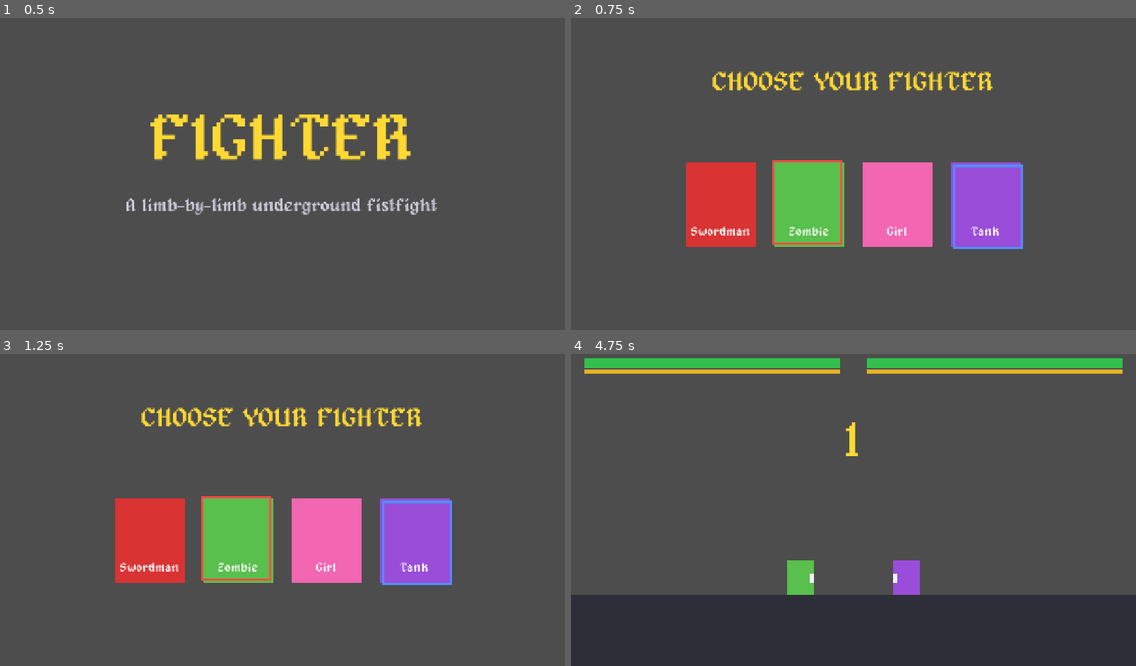
Above: before the commit, frames 1-4 (two rows, left to right).
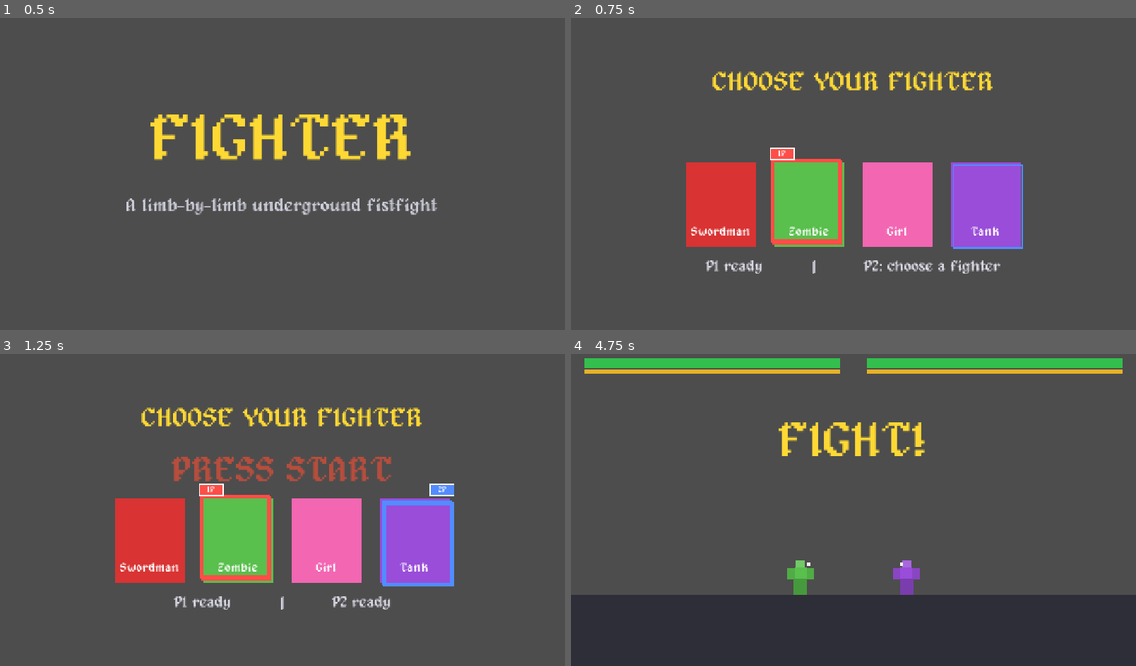
Above: after the commit, the same moments.

Repository: al5ina5/fighter
Game: Godot game, scene res://scenes/Menu.tscn
Two runs of this game, one before a commit and one after it. Both use one fixed random seed, a clock stepped at 60 frames per second and the inputs below.
Inputs (mouse positions are in pixels of both pictures, inside the frame that each line leads up to):
- Up to frame 1 (0.5 s): no input
- Up to frame 2 (0.75 s): tap Enter (ui_accept) at 0.5 s; move the mouse to (977, 155) at 0.52 s; hold D (p1_move_right) from 0.53 s (still down); tap F (p1_light) at 0.6 s; click (977, 155) at 0.67 s
- Up to frame 3 (1.25 s): keep holding D (p1_move_right); tap W (p1_jump) at 0.77 s; tap K (p2_light) at 0.8 s
- Up to frame 4 (4.75 s): tap Enter (ui_accept) at 1.25, 3.05, 3.5, 3.6, 4.25 s; move the mouse to (740, 522) at 1.27 s; tap K (p2_light) at 1.35, 4.55 s; tap W (p1_jump) at 1.52, 3.02, 3.77, 4.52 s; tap Left (p2_move_left) at 1.55, 2.1 s; move the mouse to (910, 438) at 2.02 s; release D (p1_move_right) at 2.03 s; hold A (p1_move_left) 2.03-2.78 s; tap Right (p2_move_right) at 2.3, 2.85 s; move the mouse to (825, 572) at 2.77 s; hold D (p1_move_right) 2.78-4.28 s; click (825, 572) at 2.92 s; move the mouse to (1023, 553) at 3.52 s; tap F (p1_light) at 3.8 s; move the mouse to (684, 460) at 4.27 s; hold A (p1_move_left) from 4.28 s (still down); tap S (p1_block) at 4.35 s

Frame 1 is identical in both runs. In frame 2, 1.3% of the frame differs, in the area x 23-80%, y 41-82%; in frame 3, 2.8%, in the area x 30-81%, y 32-82%; in frame 4, 2.1%.

Commit message:
Step 10: 6-part body rig w/ per-limb HP (limb loss disables moves, dismember win); Smash-style select (confirm pick, PRESS START, 1P/2P badges)

Diff:
--- a/scenes/Player.tscn
+++ b/scenes/Player.tscn
@@ -8,6 +8,18 @@
 [sub_resource type="RectangleShape2D" id="RectangleShape2D_hit"]
 size = Vector2(70, 80)
 
+[sub_resource type="RectangleShape2D" id="RectangleShape2D_head"]
+size = Vector2(20, 16)
+
+[sub_resource type="RectangleShape2D" id="RectangleShape2D_torso"]
+size = Vector2(28, 24)
+
+[sub_resource type="RectangleShape2D" id="RectangleShape2D_arm"]
+size = Vector2(16, 26)
+
+[sub_resource type="RectangleShape2D" id="RectangleShape2D_leg"]
+size = Vector2(16, 40)
+
 [node name="Player" type="CharacterBody2D" groups=["players"]]
 collision_layer = 1
 collision_mask = 1
@@ -16,29 +28,128 @@
 [node name="CollisionShape2D" type="CollisionShape2D" parent="."]
 shape = SubResource("RectangleShape2D_player")
 
-[node name="Visual" type="Node2D" parent="."]
+[node name="Rig" type="Node2D" parent="."]
 
-[node name="Body" type="ColorRect" parent="Visual"]
-offset_left = -30.0
+[node name="head" type="Node2D" parent="Rig"]
+
+[node name="Body" type="ColorRect" parent="Rig/head"]
+offset_left = -10.0
 offset_top = -40.0
-offset_right = 30.0
-offset_bottom = 40.0
+offset_right = 10.0
+offset_bottom = -24.0
+color = Color(0.9, 0.35, 0.35, 1)
 
-[node name="Face" type="ColorRect" parent="Visual"]
-offset_left = 20.0
-offset_top = -10.0
-offset_right = 30.0
-offset_bottom = 10.0
-color = Color(0.95, 0.95, 0.95, 1)
-
-[node name="Hurtbox" type="Area2D" parent="."]
+[node name="Hurtbox" type="Area2D" parent="Rig/head"]
+position = Vector2(0, -32)
 collision_layer = 4
 collision_mask = 0
 monitorable = true
 monitoring = false
 
-[node name="HurtboxShape" type="CollisionShape2D" parent="Hurtbox"]
-shape = SubResource("RectangleShape2D_player")
+[node name="Shape" type="CollisionShape2D" parent="Rig/head/Hurtbox"]
+shape = SubResource("RectangleShape2D_head")
+
+[node name="torso" type="Node2D" parent="Rig"]
+
+[node name="Body" type="ColorRect" parent="Rig/torso"]
+offset_left = -14.0
+offset_top = -24.0
+offset_right = 14.0
+offset_bottom = 0.0
+color = Color(0.85, 0.2, 0.2, 1)
+
+[node name="Hurtbox" type="Area2D" parent="Rig/torso"]
+position = Vector2(0, -12)
+collision_layer = 4
+collision_mask = 0
+monitorable = true
+monitoring = false
+
+[node name="Shape" type="CollisionShape2D" parent="Rig/torso/Hurtbox"]
+shape = SubResource("RectangleShape2D_torso")
+
+[node name="arm_l" type="Node2D" parent="Rig"]
+
+[node name="Body" type="ColorRect" parent="Rig/arm_l"]
+offset_left = -30.0
+offset_top = -22.0
+offset_right = -14.0
+offset_bottom = 4.0
+color = Color(0.7, 0.17, 0.17, 1)
+
+[node name="Hurtbox" type="Area2D" parent="Rig/arm_l"]
+position = Vector2(-22, -9)
+collision_layer = 4
+collision_mask = 0
+monitorable = true
+monitoring = false
+
+[node name="Shape" type="CollisionShape2D" parent="Rig/arm_l/Hurtbox"]
+shape = SubResource("RectangleShape2D_arm")
+
+[node name="arm_r" type="Node2D" parent="Rig"]
+
+[node name="Body" type="ColorRect" parent="Rig/arm_r"]
+offset_left = 14.0
+offset_top = -22.0
+offset_right = 30.0
+offset_bottom = 4.0
+color = Color(0.7, 0.17, 0.17, 1)
+
+[node name="Hurtbox" type="Area2D" parent="Rig/arm_r"]
+position = Vector2(22, -9)
+collision_layer = 4
+collision_mask = 0
+monitorable = true
+monitoring = false
+
+[node name="Shape" type="CollisionShape2D" parent="Rig/arm_r/Hurtbox"]
+shape = SubResource("RectangleShape2D_arm")
+
+[node name="leg_l" type="Node2D" parent="Rig"]
+
+[node name="Body" type="ColorRect" parent="Rig/leg_l"]
+offset_left = -16.0
+offset_top = 0.0
+offset_right = 0.0
+offset_bottom = 40.0
+color = Color(0.6, 0.14, 0.14, 1)
+
+[node name="Hurtbox" type="Area2D" parent="Rig/leg_l"]
+position = Vector2(-8, 20)
+collision_layer = 4
+collision_mask = 0
+monitorable = true
+monitoring = false
+
+[node name="Shape" type="CollisionShape2D" parent="Rig/leg_l/Hurtbox"]
+shape = SubResource("RectangleShape2D_leg")
+
+[node name="leg_r" type="Node2D" parent="Rig"]
+
+[node name="Body" type="ColorRect" parent="Rig/leg_r"]
+offset_left = 0.0
+offset_top = 0.0
+offset_right = 16.0
+offset_bottom = 40.0
+color = Color(0.6, 0.14, 0.14, 1)
+
+[node name="Hurtbox" type="Area2D" parent="Rig/leg_r"]
+position = Vector2(8, 20)
+collision_layer = 4
+collision_mask = 0
+monitorable = true
+monitoring = false
+
+[node name="Shape" type="CollisionShape2D" parent="Rig/leg_r/Hurtbox"]
+shape = SubResource("RectangleShape2D_leg")
+
+[node name="Face" type="ColorRect" parent="Rig"]
+offset_left = 16.0
+offset_top = -34.0
+offset_right = 24.0
+offset_bottom = -26.0
+color = Color(0.95, 0.95, 0.95, 1)
 
 [node name="Hitbox" type="Area2D" parent="."]
 collision_layer = 0
--- a/scripts/CharacterSelect.gd
+++ b/scripts/CharacterSelect.gd
@@ -7,7 +7,13 @@
 var cards: Array = []
 var p1_cursor: Panel
 var p2_cursor: Panel
-var launch_timer := -1.0
+var p1_marker: Panel
+var p2_marker: Panel
+var p1_badge: Panel
+var p2_badge: Panel
+var status_label: Label
+var banner_label: Label
+var banner_time := 0.0
 
 
 func _ready() -> void:
@@ -15,7 +21,7 @@
 
 
 func _build() -> void:
-	_add_label("CHOOSE YOUR FIGHTER", 60, Color(1, 0.85, 0.2), 130, 90)
+	_make_label("CHOOSE YOUR FIGHTER", 60, Color(1, 0.85, 0.2), 130, 90)
 
 	var chars := GameState.CHARACTERS
 	var count := chars.size()
@@ -39,10 +45,19 @@
 
 	p1_cursor = _make_cursor(Color(1, 0.3, 0.28))
 	p2_cursor = _make_cursor(Color(0.32, 0.55, 1.0))
-	_update()
-
-
-func _add_label(text: String, font_size: int, color: Color, y: float, h: float) -> void:
+	p1_marker = _make_marker(Color(1, 0.3, 0.28))
+	p2_marker = _make_marker(Color(0.32, 0.55, 1.0))
+	p1_badge = _make_badge(Color(1, 0.3, 0.28), "1P")
+	p2_badge = _make_badge(Color(0.32, 0.55, 1.0), "2P")
+
+	status_label = _make_label("", 34, Color(0.85, 0.85, 0.9), 560, 60)
+	banner_label = _make_label("PRESS START", 80, Color(1, 0.3, 0.2), 240, 110)
+	banner_label.visible = false
+	_update_status()
+	_update_banner()
+
+
+func _make_label(text: String, font_size: int, color: Color, y: float, h: float) -> Label:
 	var label := Label.new()
 	label.text = text
 	label.add_theme_font_size_override("font_size", font_size)
@@ -51,6 +66,7 @@
 	label.position = Vector2(0, y)
 	label.size = Vector2(1280, h)
 	add_child(label)
+	return label
 
 
 func _make_cursor(col: Color) -> Panel:
@@ -58,42 +74,128 @@
 	var outline := StyleBoxFlat.new()
 	outline.bg_color = Color(0, 0, 0, 0)
 	outline.border_color = col
-	outline.set_border_width_all(5)
+	outline.set_border_width_all(3)
 	panel.add_theme_stylebox_override("panel", outline)
 	panel.size = CARD_SIZE
 	panel.z_index = 2
+	panel.visible = false
 	add_child(panel)
 	return panel
 
 
+func _make_marker(col: Color) -> Panel:
+	var panel := Panel.new()
+	var outline := StyleBoxFlat.new()
+	outline.bg_color = Color(0, 0, 0, 0)
+	outline.border_color = col
+	outline.set_border_width_all(8)
+	panel.add_theme_stylebox_override("panel", outline)
+	panel.size = CARD_SIZE
+	panel.z_index = 3
+	panel.visible = false
+	add_child(panel)
+	return panel
+
+
+func _make_badge(col: Color, text: String) -> Panel:
+	var panel := Panel.new()
+	var outline := StyleBoxFlat.new()
+	outline.bg_color = col
+	outline.border_color = Color(1, 1, 1, 1)
+	outline.set_border_width_all(2)
+	panel.add_theme_stylebox_override("panel", outline)
+	panel.size = Vector2(56, 28)
+	panel.z_index = 4
+	panel.visible = false
+	add_child(panel)
+	var label := Label.new()
+	label.text = text
+	label.add_theme_color_override("font_color", Color(1, 1, 1, 1))
+	label.add_theme_font_size_override("font_size", 18)
+	label.horizontal_alignment = HORIZONTAL_ALIGNMENT_CENTER
+	label.vertical_alignment = VERTICAL_ALIGNMENT_CENTER
+	label.size = panel.size
+	panel.add_child(label)
+	return panel
+
+
 func _physics_process(delta: float) -> void:
-	if GameState.p1_ready and GameState.p2_ready:
-		if launch_timer < 0.0:
-			launch_timer = 0.6
-		launch_timer -= delta
-		if launch_timer <= 0.0:
-			get_tree().change_scene_to_file("res://scenes/Battle.tscn")
+	if GameState.p1_ready and GameState.p2_ready and _start_pressed():
+		get_tree().change_scene_to_file("res://scenes/Battle.tscn")
 		return
-	launch_timer = -1.0
-
-	if Input.is_action_just_pressed("p1_move_right"):
-		GameState.p1_index = _wrap(GameState.p1_index + 1)
-	elif Input.is_action_just_pressed("p1_move_left"):
-		GameState.p1_index = _wrap(GameState.p1_index - 1)
-	elif Input.is_action_just_pressed("p1_light"):
-		GameState.p1_ready = not GameState.p1_ready
-	elif Input.is_action_just_pressed("p2_move_right"):
-		GameState.p2_index = _wrap(GameState.p2_index + 1)
-	elif Input.is_action_just_pressed("p2_move_left"):
-		GameState.p2_index = _wrap(GameState.p2_index - 1)
-	elif Input.is_action_just_pressed("p2_light"):
-		GameState.p2_ready = not GameState.p2_ready
-	_update()
-
-
-func _update() -> void:
-	p1_cursor.position = cards[GameState.p1_index].position + Vector2(-5, -5)
-	p2_cursor.position = cards[GameState.p2_index].position + Vector2(5, 5)
+
+	_update_player(1, "p1_move_left", "p1_move_right", "p1_light", p1_cursor, p1_marker, p1_badge)
+	_update_player(2, "p2_move_left", "p2_move_right", "p2_light", p2_cursor, p2_marker, p2_badge)
+	_update_status()
+	banner_time += delta
+	_update_banner()
+
+
+func _update_player(pn: int, move_left: String, move_right: String, confirm: String, cursor: Panel, marker: Panel, badge: Panel) -> void:
+	if Input.is_action_just_pressed(move_right):
+		_set_index(pn, _get_index(pn) + 1)
+	elif Input.is_action_just_pressed(move_left):
+		_set_index(pn, _get_index(pn) - 1)
+	if Input.is_action_just_pressed(confirm):
+		_set_ready(pn, true)
+
+	var card_pos: Vector2 = cards[_get_index(pn)].position
+	if pn == 1:
+		cursor.position = card_pos + Vector2(-5, -5)
+	else:
+		cursor.position = card_pos + Vector2(5, 5)
+	cursor.visible = true
+
+	if _get_ready(pn):
+		if pn == 1:
+			marker.position = card_pos + Vector2(-8, -8)
+			badge.position = card_pos + Vector2(-10, -34)
+		else:
+			marker.position = card_pos + Vector2(8, 8)
+			badge.position = card_pos + Vector2(CARD_SIZE.x - 46, -34)
+		marker.visible = true
+		badge.visible = true
+	else:
+		marker.visible = false
+		badge.visible = false
+
+
+func _update_status() -> void:
+	var s1 := "P1 ready" if GameState.p1_ready else "P1: choose a fighter"
+	var s2 := "P2 ready" if GameState.p2_ready else "P2: choose a fighter"
+	status_label.text = "%s          |          %s" % [s1, s2]
+
+
+func _update_banner() -> void:
+	var show := GameState.p1_ready and GameState.p2_ready
+	banner_label.visible = show
+	if show:
+		banner_label.modulate.a = 0.45 + 0.55 * absf(sin(banner_time * 4.0))
+
+
+func _start_pressed() -> bool:
+	if Input.is_action_just_pressed("ui_accept"):
+		return true
+	for device in [0, 1]:
+		if Input.is_joy_button_pressed(device, JOY_BUTTON_START):
+			return true
+	return false
+
+
+func _get_index(pn: int) -> int:
+	return GameState.get("p%d_index" % pn)
+
+
+func _set_index(pn: int, value: int) -> void:
+	GameState.set("p%d_index" % pn, _wrap(value))
+
+
+func _get_ready(pn: int) -> bool:
+	return GameState.get("p%d_ready" % pn)
+
+
+func _set_ready(pn: int, value: bool) -> void:
+	GameState.set("p%d_ready" % pn, value)
 
 
 func _wrap(index: int) -> int:
--- a/scripts/Player.gd
+++ b/scripts/Player.gd
@@ -5,6 +5,12 @@
 const JUMP_VELOCITY := -400.0
 const GRAVITY := 980.0
 const GUARD_MAX := 100.0
+
+const LIMB_MAX := {
+	"head": 30.0, "torso": 100.0, "arm_l": 40.0, "arm_r": 40.0,
+	"leg_l": 40.0, "leg_r": 40.0,
+}
+const LIMBS := ["head", "torso", "arm_l", "arm_r", "leg_l", "leg_r"]
 
 const LIGHT := {
 	"windup": 0.10, "active": 0.10, "recovery": 0.20,
@@ -22,14 +28,15 @@
 @export var player_number: int = 1
 @export var body_color: Color = Color(0.85, 0.2, 0.2)
 
-@onready var visual: Node2D = $Visual
-@onready var body: ColorRect = $Visual/Body
+@onready var rig: Node2D = $Rig
+@onready var face: ColorRect = $Rig/Face
 @onready var hitbox: Area2D = $Hitbox
 @onready var hitbox_shape: CollisionShape2D = $Hitbox/HitboxShape
 @onready var hitbox_debug: ColorRect = $Hitbox/DebugRect
 
 var health := 100.0
 var guard := GUARD_MAX
+var limb_hp: Dictionary = {}
 var state: int = State.IDLE
 var facing := 1
 var hurt_timer := 0.0
@@ -44,7 +51,7 @@
 
 
 func _ready() -> void:
-	body.color = body_color
+	_setup_limbs()
 	_set_hitbox(false)
 
 
@@ -72,9 +79,9 @@
 			if not _block_held() or not is_on_floor():
 				state = State.IDLE
 
-	visual.modulate = Color(0.7, 0.7, 1.0) if state == State.BLOCK else Color.WHITE
+	rig.modulate = Color(0.7, 0.7, 1.0) if state == State.BLOCK else Color.WHITE
 	var tilt_target := hurt_tilt if state == State.HURT else 0.0
-	visual.rotation = lerpf(visual.rotation, tilt_target, delta * 12.0)
+	rig.rotation = lerpf(rig.rotation, tilt_target, delta * 12.0)
 	move_and_slide()
 	_update_flash(delta)
 
@@ -90,11 +97,17 @@
 		velocity.y = JUMP_VELOCITY
 		return
 	if _light_pressed():
-		_start_attack(LIGHT)
+		if _has_arm():
+			_start_attack(LIGHT)
+		else:
+			velocity.x = 0.0
 	elif _heavy_pressed():
-		_start_attack(HEAVY)
+		if _has_leg():
+			_start_attack(HEAVY)
+		else:
+			velocity.x = 0.0
 	else:
-		velocity.x = _move_input() * SPEED
+		velocity.x = _move_input() * _move_speed()
 
 
 func _start_attack(data: Dictionary) -> void:
@@ -131,15 +144,25 @@
 
 func _check_hits() -> void:
 	for area in hitbox.get_overlapping_areas():
-		var victim := area.get_parent()
-		if victim is Player and victim != self:
-			hit_landed = true
-			victim.take_hit(attack.damage, global_position.x, attack.knockback, attack.stun)
-
-
-func take_hit(dmg: float, source_x: float, kb: float, stun: float) -> void:
+		var victim: Node = area
+		while victim != null and not (victim is Player):
+			victim = victim.get_parent()
+		if victim == null or victim == self:
+			continue
+		if not area.has_meta("limb"):
+			continue
+		hit_landed = true
+		var limb: String = area.get_meta("limb")
+		victim.take_part_hit(limb, attack.damage, global_position.x, attack.knockback, attack.stun)
+
+
+func take_part_hit(limb_name: String, dmg: float, source_x: float, kb: float, stun: float) -> void:
 	if state == State.BLOCK:
 		_blocked_hit(dmg, source_x, kb, stun)
+		return
+
+	var limb: Dictionary = limb_hp[limb_name]
+	if limb.gone:
 		return
 
 	if not is_on_floor():
@@ -149,20 +172,30 @@
 	else:
 		air_hits = 0.0
 
-	health -= dmg
+	limb.hp -= dmg
+	if limb_name == "torso" or limb_name == "head":
+		health -= dmg
+
+	if limb.hp <= 0.0:
+		limb.gone = true
+		_get_limb_body(limb_name).visible = false
+		Effects.add_shake(8.0)
+		print("LIMB LOST: ", limb_name)
+
 	state = State.HURT
 	hurt_timer = stun
 	_set_hitbox(false)
 	var dir_away := 1.0 if global_position.x >= source_x else -1.0
 	velocity = Vector2(dir_away * kb, -130.0)
 	hurt_tilt = dir_away * 0.16
-	visual.self_modulate = Color(3.0, 3.0, 3.0)
+	rig.self_modulate = Color(3.0, 3.0, 3.0)
 	flash_timer = 0.12
 	Effects.hitstop(0.05 if dmg <= 6.0 else 0.09)
 	Effects.add_shake(3.0 if dmg <= 6.0 else 7.0)
 	print("HIT dmg=", dmg, " -> hp=", health)
-	if health <= 0.0:
-		health = 0.0
+
+	if _is_ko():
+		health = maxf(health, 0.0)
 		state = State.KO
 		Effects.add_shake(12.0)
 		emit_signal("died")
@@ -173,7 +206,7 @@
 	guard -= dmg * 1.5
 	var dir_away := 1.0 if global_position.x >= source_x else -1.0
 	velocity = Vector2(dir_away * kb * 0.4, 0.0)
-	visual.self_modulate = Color(1.5, 1.5, 1.5)
+	rig.self_modulate = Color(1.5, 1.5, 1.5)
 	flash_timer = 0.08
 	Effects.hitstop(0.03)
 	Effects.add_shake(2.0)
@@ -191,12 +224,72 @@
 	if flash_timer > 0.0:
 		flash_timer -= delta
 		if flash_timer <= 0.0:
-			visual.self_modulate = Color.WHITE
+			rig.self_modulate = Color.WHITE
 
 
 func _set_hitbox(active: bool) -> void:
 	hitbox_shape.disabled = not active
 	hitbox_debug.visible = active
+
+
+func _setup_limbs() -> void:
+	for name in LIMBS:
+		var body: ColorRect = _get_limb_body(name)
+		body.color = _limb_color(name)
+		var hurtbox: Area2D = _get_limb_hurtbox(name)
+		hurtbox.set_meta("limb", name)
+		limb_hp[name] = {"hp": LIMB_MAX[name], "gone": false}
+
+
+func _limb_color(name: String) -> Color:
+	match name:
+		"head":
+			return body_color.lightened(0.15)
+		"arm_l", "arm_r":
+			return body_color.darkened(0.1)
+		"leg_l", "leg_r":
+			return body_color.darkened(0.2)
+	return body_color
+
+
+func _get_limb_body(name: String) -> ColorRect:
+	return get_node("Rig/" + name + "/Body")
+
+
+func _get_limb_hurtbox(name: String) -> Area2D:
+	return get_node("Rig/" + name + "/Hurtbox")
+
+
+func _has_arm() -> bool:
+	return not (limb_hp["arm_l"].gone and limb_hp["arm_r"].gone)
+
+
+func _has_leg() -> bool:
+	return not (limb_hp["leg_l"].gone and limb_hp["leg_r"].gone)
+
+
+func _move_speed() -> float:
+	var legs_lost := 0
+	if limb_hp["leg_l"].gone:
+		legs_lost += 1
+	if limb_hp["leg_r"].gone:
+		legs_lost += 1
+	match legs_lost:
+		1:
+			return SPEED * 0.7
+		2:
+			return SPEED * 0.45
+	return SPEED
+
+
+func _is_ko() -> bool:
+	if health <= 0.0:
+		return true
+	if limb_hp["head"].gone:
+		return true
+	if limb_hp["arm_l"].gone and limb_hp["arm_r"].gone and limb_hp["leg_l"].gone and limb_hp["leg_r"].gone:
+		return true
+	return false
 
 
 func reset(start_pos: Vector2) -> void:
@@ -210,10 +303,14 @@
 	input_locked = true
 	air_hits = 0.0
 	hurt_tilt = 0.0
-	visual.rotation = 0.0
+	rig.rotation = 0.0
 	_set_hitbox(false)
-	visual.self_modulate = Color.WHITE
-	visual.modulate = Color.WHITE
+	rig.self_modulate = Color.WHITE
+	rig.modulate = Color.WHITE
+	for name in LIMBS:
+		limb_hp[name].hp = LIMB_MAX[name]
+		limb_hp[name].gone = false
+		_get_limb_body(name).visible = true
 
 
 func _move_input() -> float:
@@ -253,7 +350,8 @@
 	if opponent == null:
 		return
 	facing = 1 if opponent.global_position.x >= global_position.x else -1
-	visual.scale.x = facing
+	face.offset_left = 16.0 * facing
+	face.offset_right = face.offset_left + 8.0
 
 
 func _find_opponent() -> Node:
Not shown: 1 places in scenes/Player.tscn that only renumber resources
